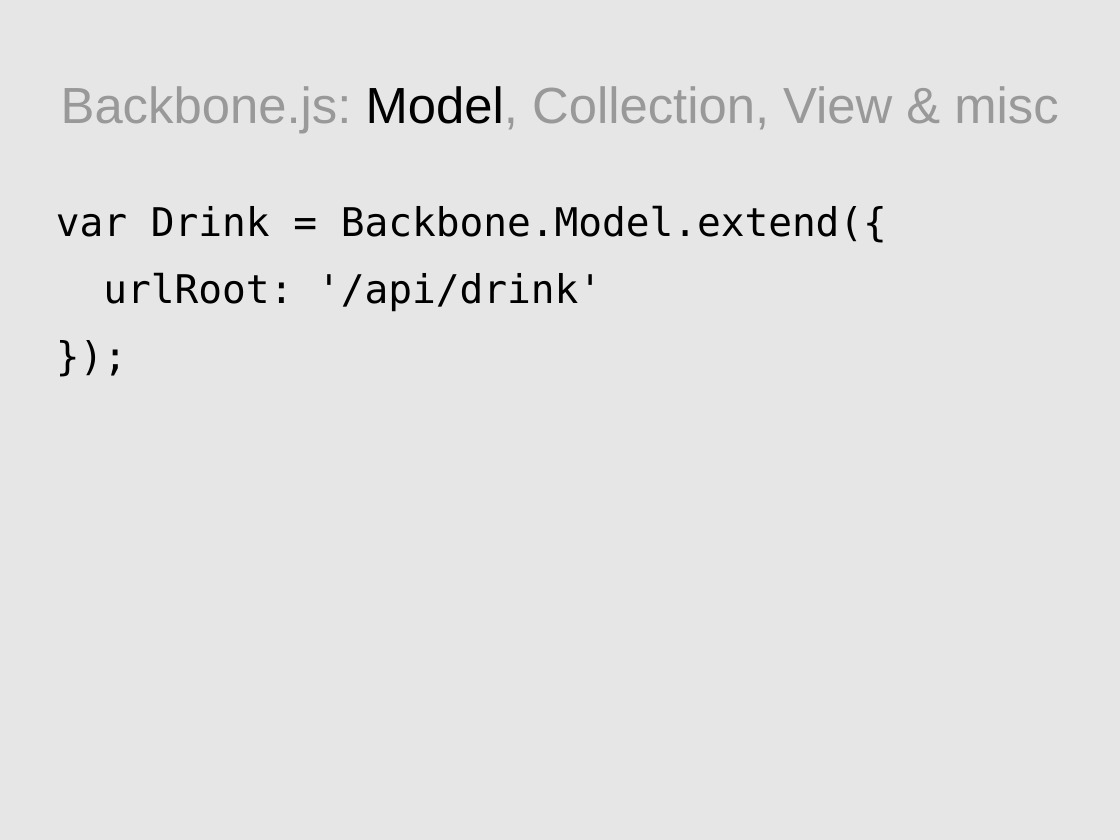
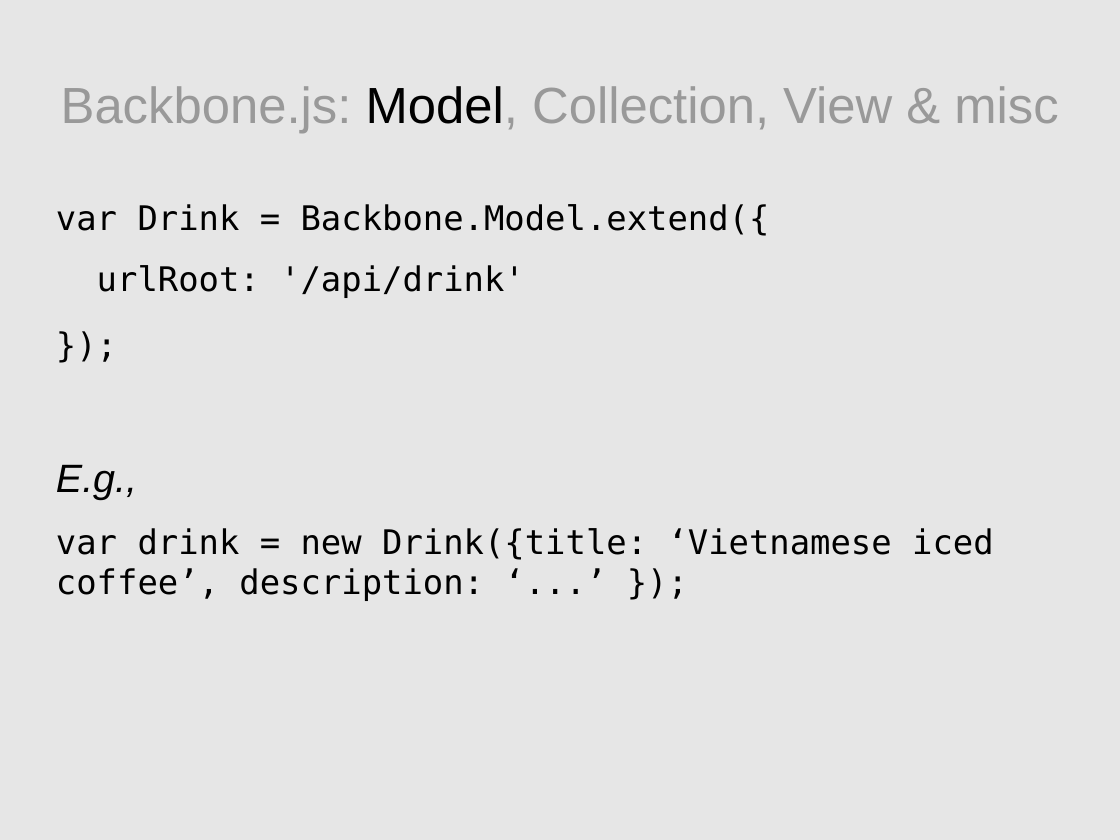
Before and after one commit to bryanesmith/drinks-i-like, a slide deck: slide 11 of docs/a2pm.2012-07-16.odp. Drawn at 1120x840 pixels with LibreOffice and Linux fonts; fonts in the diff are those of the drawing. Boxes give left, top, right and bottom in pixels: in the first picture for what was removed or moved away, otherwise in the second. Text is boxed around its words. In the diff, an @@ line names an element or a change of style, - is before the commit and + after.

Commit message:
Added examples to Backbone.js model & collection in A2PM presentation.

```diff
--- a/docs/a2pm.2012-07-16.odp
+++ b/docs/a2pm.2012-07-16.odp
@@ text at box(56, 204, 770, 298): size 28 to 24 pt in "var Drink = Backbone.Model.extend({", "urlRoot: '/api/drink'", "});" @@
@@ text at box(56, 464, 994, 601): paragraphs added @@
+E.g.,
+var drink = new Drink({title: ‘Vietnamese iced coffee’, description: ‘...’ });
```
Also in this commit, not shown: 5 other slides changed, 1 other file.
